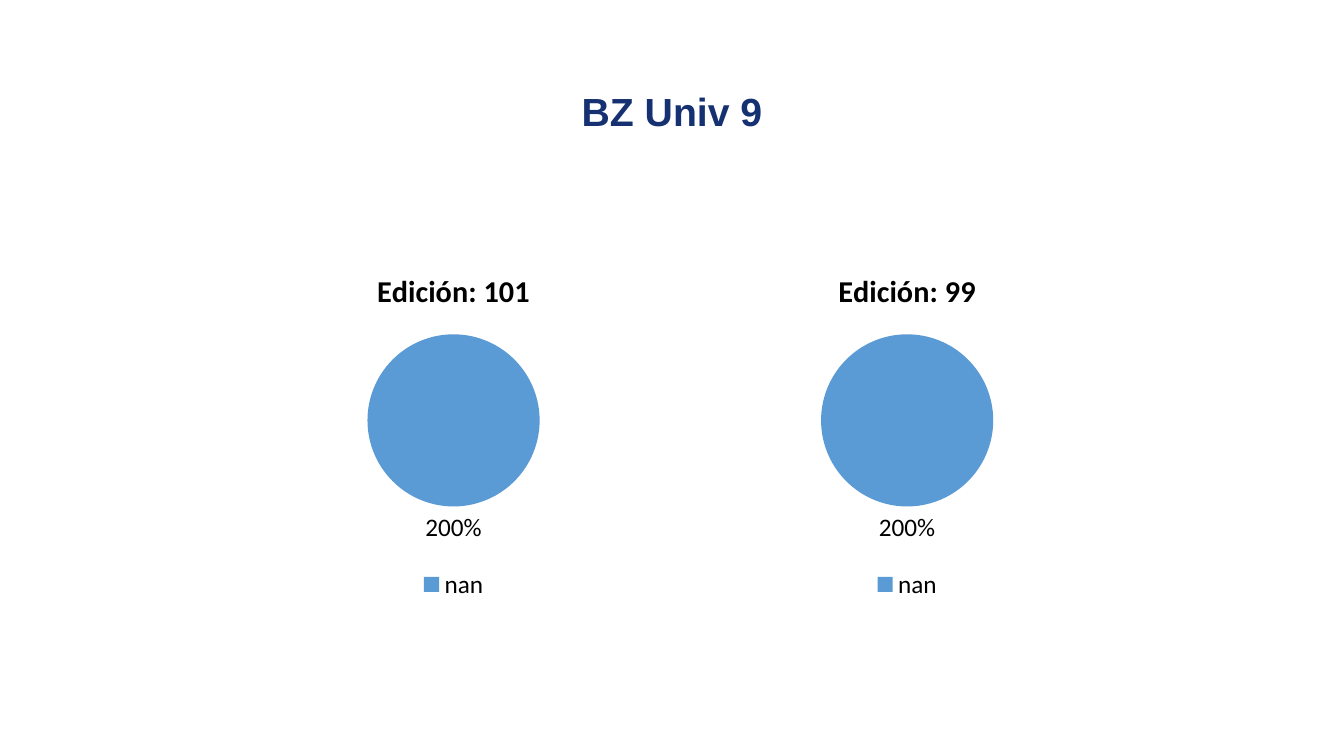
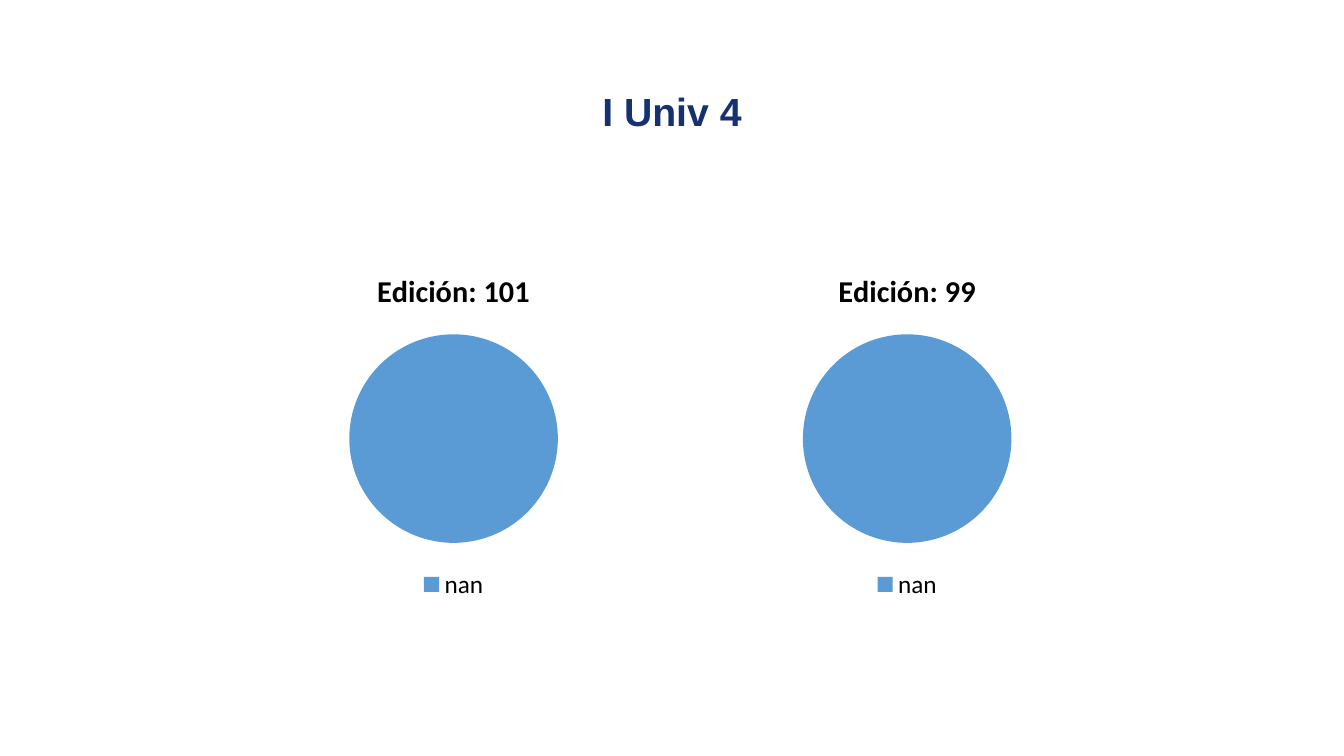
Before and after one commit to david-monroy/sistema-aid, a slide deck: slide 2 of sistemaaid/backend/ia/presentaciones/pruebapresentaciones.pptx (slide 5 before the commit). Drawn at 1344x756 pixels with LibreOffice and Linux fonts; fonts in the diff are those of the drawing. Boxes give left, top, right and bottom in pixels: in the first picture for what was removed or moved away, otherwise in the second. Text is boxed around its words. In the diff, an @@ line names an element or a change of style, - is before the commit and + after.

```diff
--- a/sistemaaid/backend/ia/presentaciones/pruebapresentaciones.pptx
+++ b/sistemaaid/backend/ia/presentaciones/pruebapresentaciones.pptx
@@ title at <box>602,97,742,127</box>: text changed @@
-BZ Univ 9
+I Univ 4
@@ pie chart at <box>252,252,655,605</box> @@
@@ Edición: 101, nan: 2 to 100 @@
@@ data labels of Edición: 101 removed @@
@@ pie chart at <box>706,252,1109,605</box> @@
@@ Edición: 99, nan: 2 to 100 @@
@@ data labels of Edición: 99 removed @@
```
Also in this commit, not shown: 1 other slide changed, 5 slides removed, 1 other file.
